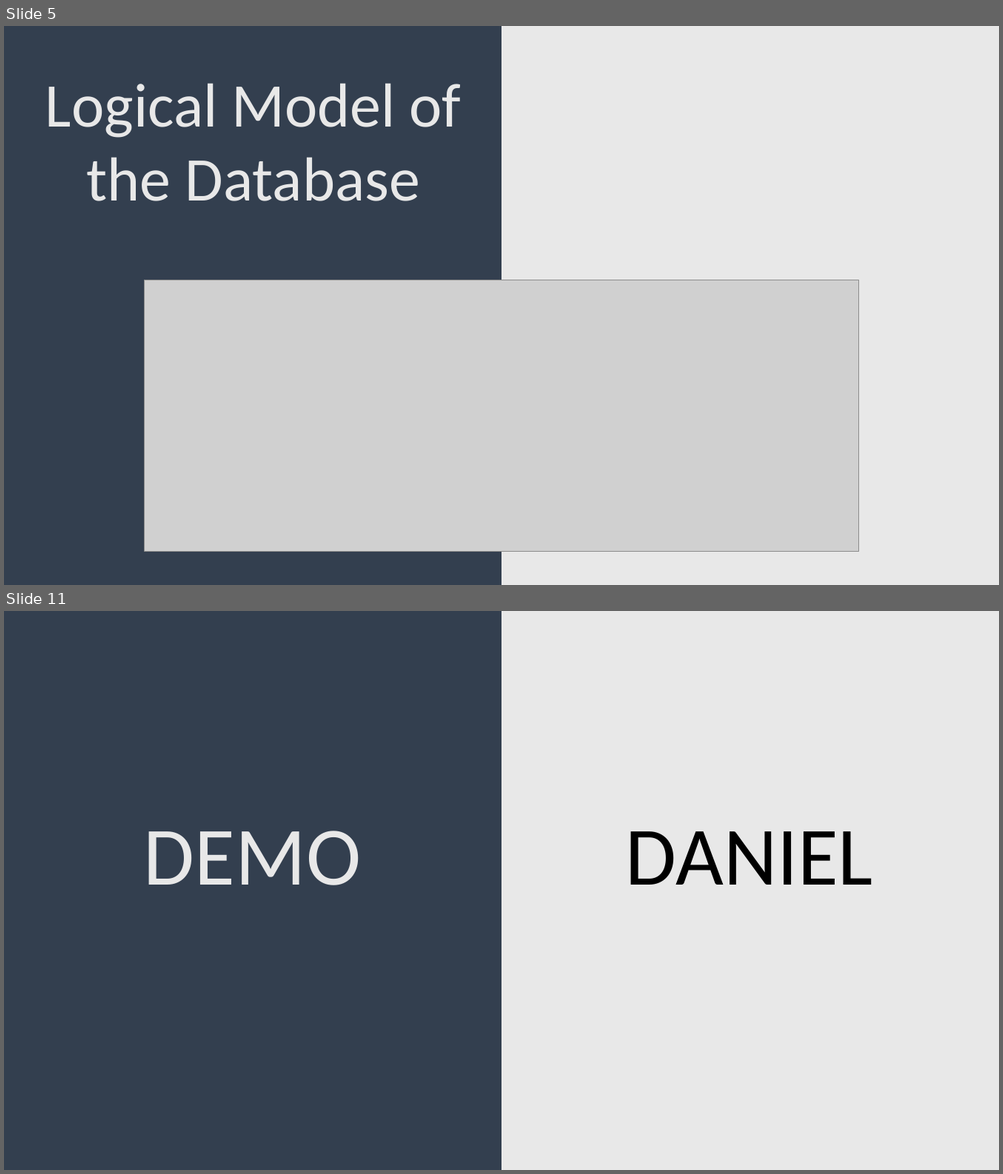
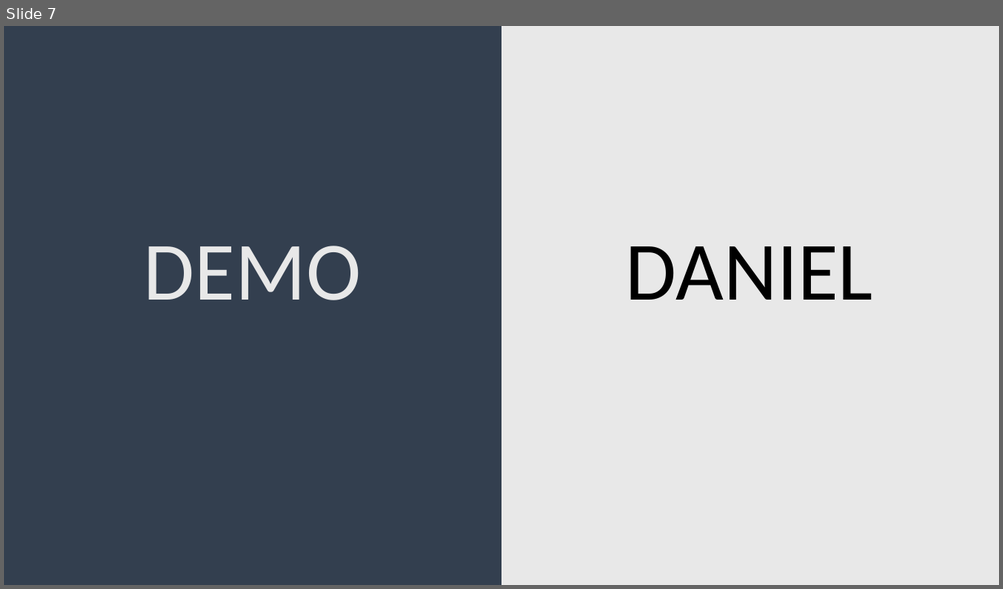
Before and after one commit to Adrianuhu/Discordia-Symfony, a slide deck: documentation/Exposition.pptx. Shown one above the other, each under a label of ours: slides 5 and 11 before the commit, slide 7 after it; the slides between them are not shown. The pictures are 1003x1174 and 1003x589 pixels, drawn with LibreOffice and Linux fonts; fonts in the diff are those of the drawing; grey boxes stand for pictures. Boxes give left, top, right and bottom in pixels: in the first picture for what was removed or moved away, otherwise in the second. Text is boxed around its words. In the diff, an @@ line names an element or a change of style, - is before the commit and + after.

```diff
--- a/documentation/Exposition.pptx
+++ b/documentation/Exposition.pptx
@@ slide 5 removed at (4, 26, 999, 585), background gradient #333F50 to #E8E8E8 @@
@@ text removed at (45, 83, 461, 201) @@
-Logical Model of the Database
@@ picture removed at (145, 281, 858, 552) @@
@@ what was slide 11 is now slide 7 @@
```
Also in this commit, not shown: 6 slides added, 9 other slides removed, 1 other file.
